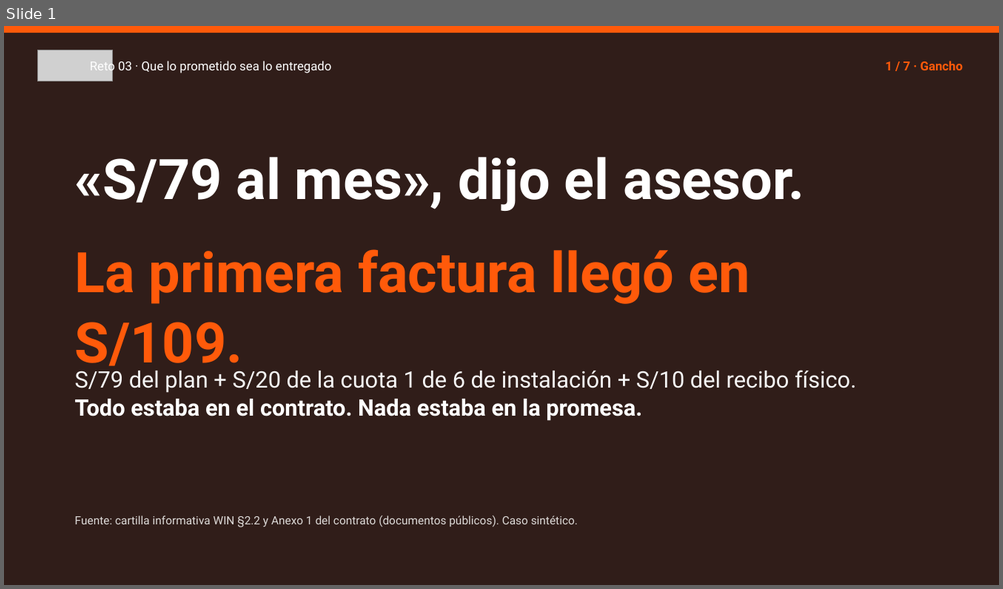
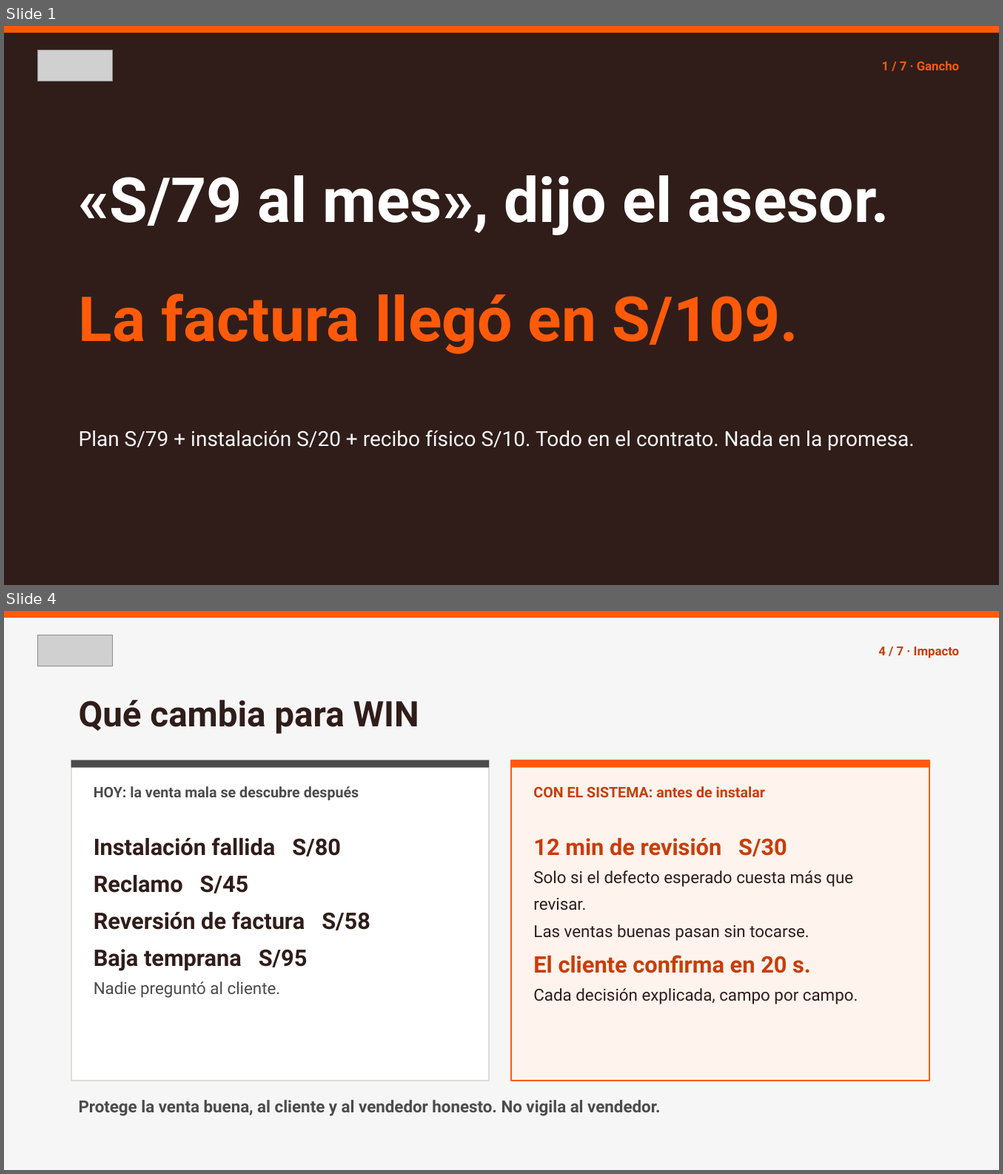
Before and after one commit to MccFlurry/firme, a slide deck: docs/pitch/WIN-Reto03-Pitch-3min.pptx. Shown one above the other, each under a label of ours: slide 1 before the commit, slides 1 and 4 after it; the slides between them are not shown. The pictures are 1003x589 and 1003x1174 pixels, drawn with LibreOffice and Linux fonts; fonts in the diff are those of the drawing; grey boxes stand for pictures. Boxes give left, top, right and bottom in pixels: in the first picture for what was removed or moved away, otherwise in the second. Text is boxed around its words. In the diff, an @@ line names an element or a change of style, - is before the commit and + after.

```diff
--- a/docs/pitch/WIN-Reto03-Pitch-3min.pptx
+++ b/docs/pitch/WIN-Reto03-Pitch-3min.pptx
@@ slide 4 added at bbox=[4, 611, 999, 1170], background #F6F6F6 @@
@@ rectangle added at bbox=[4, 611, 999, 618], fill #FF5A0A @@
@@ picture added at bbox=[37, 635, 113, 667] @@
@@ text added at bbox=[878, 647, 959, 658], 12 pt, text #C83D08, bold @@
+4 / 7 · Impacto
@@ text added at bbox=[79, 700, 419, 734], 34 pt, text #301D19, bold @@
+Qué cambia para WIN
@@ rectangle added at bbox=[71, 760, 489, 1081], fill #FFFFFF, outline #DEDBD9 1.5 pt @@
@@ rectangle added at bbox=[71, 760, 489, 768], fill #4B4B4B @@
@@ rectangle added at bbox=[512, 760, 929, 1081], fill #FFF3ED, outline #FF5A0A 1.5 pt @@
@@ rectangle added at bbox=[512, 760, 929, 768], fill #FF5A0A @@
@@ text added at bbox=[94, 786, 359, 800], 14 pt, text #4B4B4B, bold @@
+HOY: la venta mala se descubre después
@@ text added at bbox=[533, 786, 765, 798], 14 pt, text #C83D08, bold @@
+CON EL SISTEMA: antes de instalar
@@ text added at bbox=[94, 837, 370, 998], 22 pt, text #301D19, bold @@
+Instalación fallida S/80
+Reclamo S/45
+Reversión de factura S/58
+Baja temprana S/95
+Nadie preguntó al cliente.
@@ text added at bbox=[533, 838, 858, 1005], 16 pt, text #301D19 @@
+12 min de revisión S/30
+Solo si el defecto esperado cuesta más que revisar.
+Las ventas buenas pasan sin tocarse.
+El cliente confirma en 20 s.
+Cada decisión explicada, campo por campo.
@@ text added at bbox=[79, 1100, 660, 1116], 16 pt, text #4B4B4B, bold @@
+Protege la venta buena, al cliente y al vendedor honesto. No vigila al vendedor.
@@ slide 1 changed as well @@
@@ text removed at bbox=[90, 59, 332, 74] @@
-Reto 03 · Que lo prometido sea lo entregado
@@ text "1 / 7 · Gancho": place and size @@
-text "1 / 7 · Gancho" at bbox=[885, 61, 962, 70]
+text "1 / 7 · Gancho" at bbox=[882, 61, 959, 70]
@@ text "«S/79 al mes», dijo el ...": place and size @@
-text "«S/79 al mes», dijo el ..." at bbox=[75, 157, 805, 211]
+text "«S/79 al mes», dijo el ..." at bbox=[79, 175, 889, 235]
@@ text "«S/79 al mes», dijo el ..." at bbox=[79, 175, 889, 235]: size 54 to 60 pt @@
@@ text at bbox=[79, 294, 798, 355]: text changed; size 54 to 60 pt @@
-La primera factura llegó en S/109.
+La factura llegó en S/109.
@@ text at bbox=[79, 430, 913, 451]: text changed; size 22 to 20 pt @@
-S/79 del plan + S/20 de la cuota 1 de 6 de instalación + S/10 del recibo físico.
-Todo estaba en el contrato. Nada estaba en la promesa.
+Plan S/79 + instalación S/20 + recibo físico S/10. Todo en el contrato. Nada en la promesa.
@@ text removed at bbox=[75, 516, 578, 528] @@
-Fuente: cartilla informativa WIN §2.2 y Anexo 1 del contrato (documentos públicos). Caso sintético.
```
Also in this commit, not shown: 6 other slides changed, 1 other slide added, 1 slide removed.
